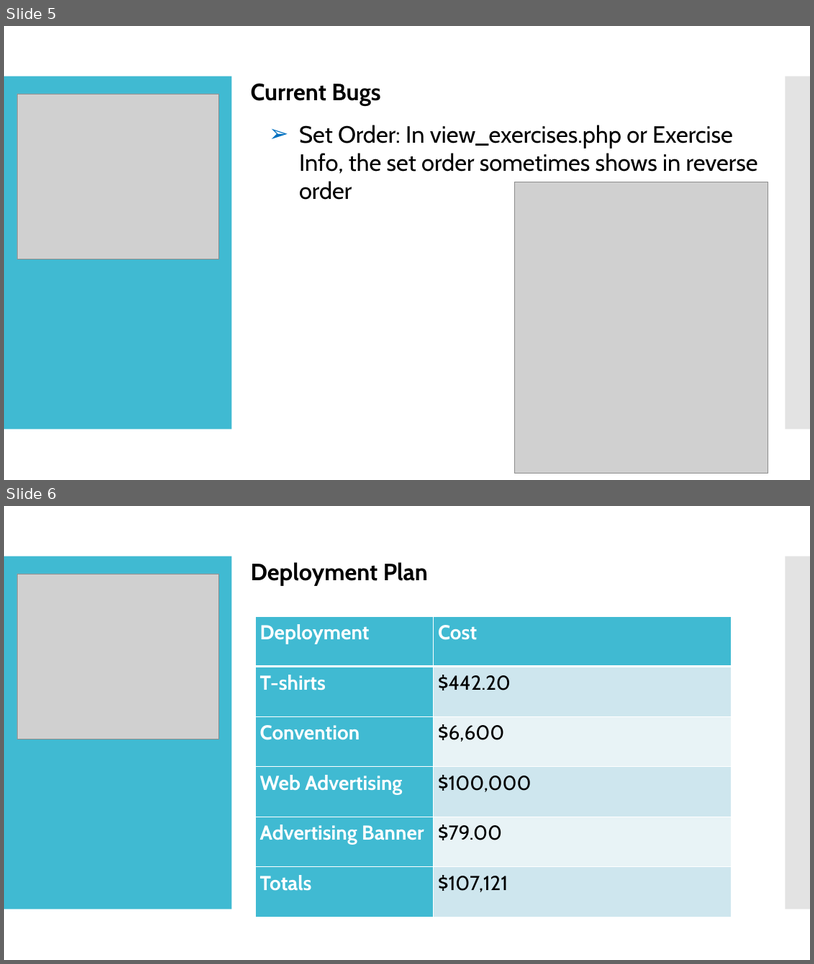
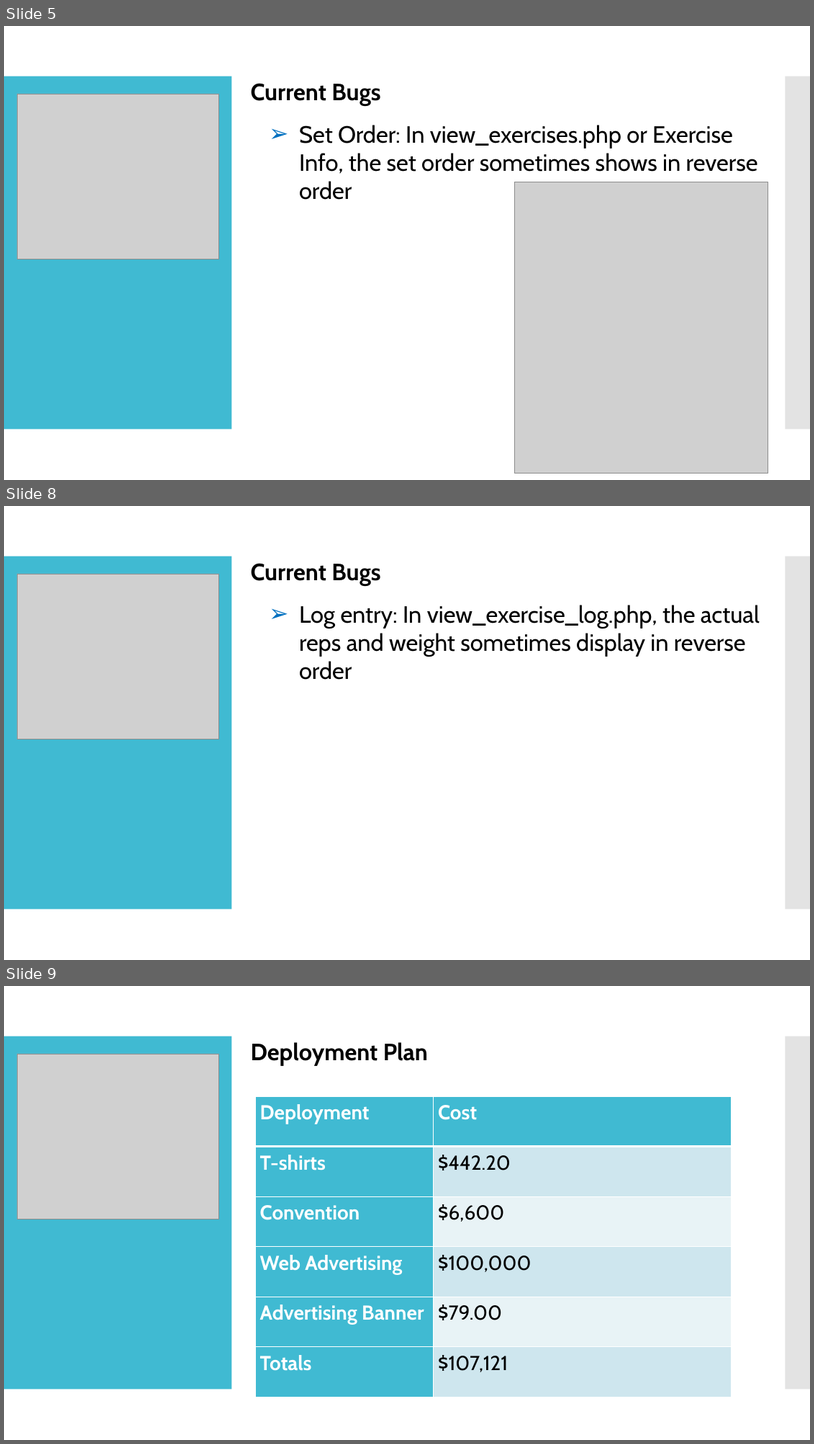
Before and after one commit to chengyeh/Workout-Buddy, a slide deck: documentation/EECS448_Project4_Group8.pptx. Shown one above the other, each under a label of ours: slides 5 and 6 before the commit, slides 5, 8 and 9 after it; the slides between them are not shown. The pictures are 814x964 and 814x1444 pixels, drawn with LibreOffice and Linux fonts; fonts in the diff are those of the drawing; grey boxes stand for pictures. Boxes give left, top, right and bottom in pixels: in the first picture for what was removed or moved away, otherwise in the second. Text is boxed around its words. In the diff, an @@ line names an element or a change of style, - is before the commit and + after.

Commit message:
Add more bugs to presentaion PowerPoint

```diff
--- a/documentation/EECS448_Project4_Group8.pptx
+++ b/documentation/EECS448_Project4_Group8.pptx
@@ slide 8 added at bbox=[4, 506, 810, 960], background #FFFFFF; not listed: 2 template elements that a slide beside it also shows @@
@@ text added at bbox=[251, 563, 381, 586], 28 pt, text #000000, bold @@
+Current Bugs
@@ picture added at bbox=[17, 574, 219, 739] @@
@@ text added at bbox=[299, 605, 760, 680], 28 pt, text #000000 @@
+  ➢ Log entry: In view_exercise_log.php, the actual reps and weight sometimes display in reverse order
@@ what was slide 6 is now slide 9 @@
```
Also in this commit, not shown: 1 slide changed, 2 other slides added.
